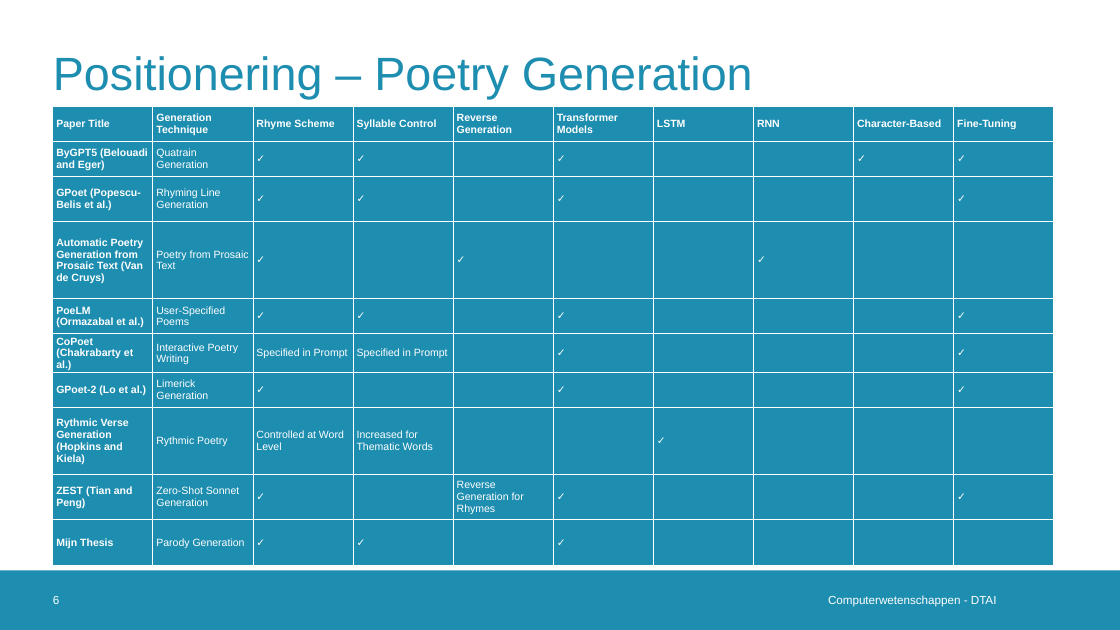
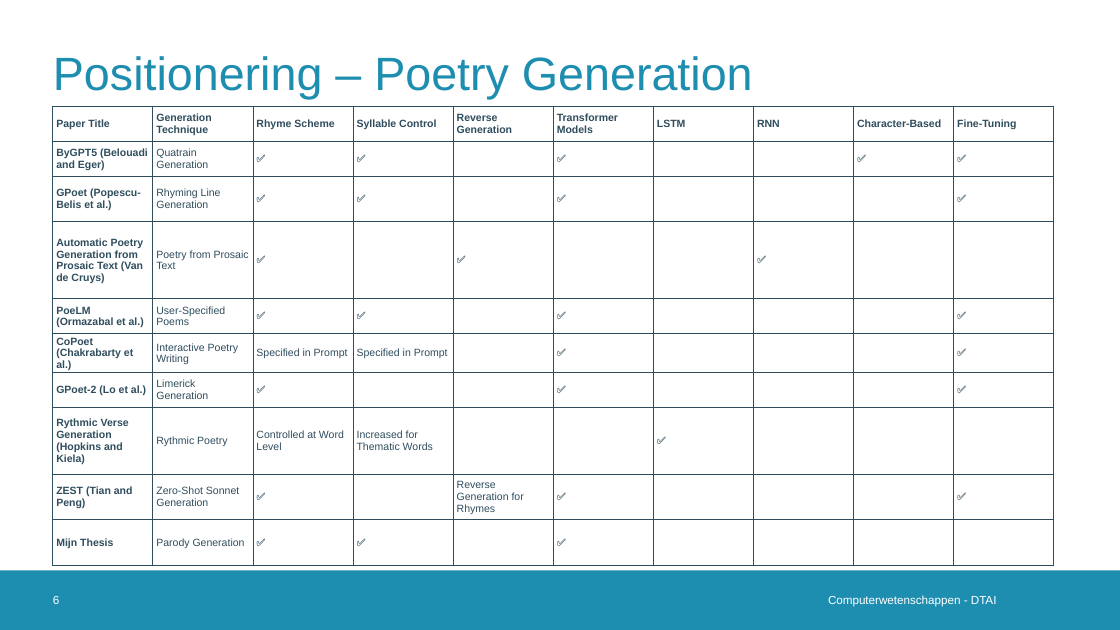
Before and after one commit to Alintermans/Thesis, a slide deck: slide 6 of Presentations/Third Intermediate Presentation/Presentation.pptx. Drawn at 1120x630 pixels with LibreOffice and Linux fonts; fonts in the diff are those of the drawing; background and template pictures are left out. Boxes give left, top, right and bottom in pixels: in the first picture for what was removed or moved away, otherwise in the second. Text is boxed around its words. In the diff, an @@ line names an element or a change of style, - is before the commit and + after.

```diff
--- a/Presentations/Third Intermediate Presentation/Presentation.pptx
+++ b/Presentations/Third Intermediate Presentation/Presentation.pptx
@@ table at box(53, 106, 1053, 568) @@
-row 2: ByGPT5 (Belouadi and Eger) | Quatrain Generation | ✓ | ✓ |  | ✓ |  |  | ✓ | ✓
+row 2: ByGPT5 (Belouadi and Eger) | Quatrain Generation | ✅ | ✅ |  | ✅ |  |  | ✅ | ✅
-row 3: GPoet (Popescu-Belis et al.) | Rhyming Line Generation | ✓ | ✓ |  | ✓ |  |  |  | ✓
+row 3: GPoet (Popescu-Belis et al.) | Rhyming Line Generation | ✅ | ✅ |  | ✅ |  |  |  | ✅
-row 4: Automatic Poetry Generation from Prosaic Text (Van de Cruys) | Poetry from Prosaic Text | ✓ |  | ✓ |  |  | ✓ |  | 
+row 4: Automatic Poetry Generation from Prosaic Text (Van de Cruys) | Poetry from Prosaic Text | ✅ |  | ✅ |  |  | ✅ |  | 
-row 5: PoeLM (Ormazabal et al.) | User-Specified Poems | ✓ | ✓ |  | ✓ |  |  |  | ✓
+row 5: PoeLM (Ormazabal et al.) | User-Specified Poems | ✅ | ✅ |  | ✅ |  |  |  | ✅
-row 6, column 6: ✓
+row 6, column 6: ✅
-row 6, column 10: ✓
+row 6, column 10: ✅
-row 7: GPoet-2 (Lo et al.) | Limerick Generation | ✓ |  |  | ✓ |  |  |  | ✓
+row 7: GPoet-2 (Lo et al.) | Limerick Generation | ✅ |  |  | ✅ |  |  |  | ✅
-row 8, column 7: ✓
+row 8, column 7: ✅
-row 9: ZEST (Tian and Peng) | Zero-Shot Sonnet Generation | ✓ |  | Reverse Generation for Rhymes | ✓ |  |  |  | ✓
+row 9: ZEST (Tian and Peng) | Zero-Shot Sonnet Generation | ✅ |  | Reverse Generation for Rhymes | ✅ |  |  |  | ✅
-row 10: Mijn Thesis | Parody Generation | ✓ | ✓ |  | ✓ |  |  |  | 
+row 10: Mijn Thesis | Parody Generation | ✅ | ✅ |  | ✅ |  |  |  | 
@@ fill #1D8DB0 to none in 61 cells @@
@@ text colour #FFFFFF to #2F4D5D @@
@@ borders changed @@
```
Also in this commit, not shown: 12 other slides changed, 1 slide removed, 2 other files.
